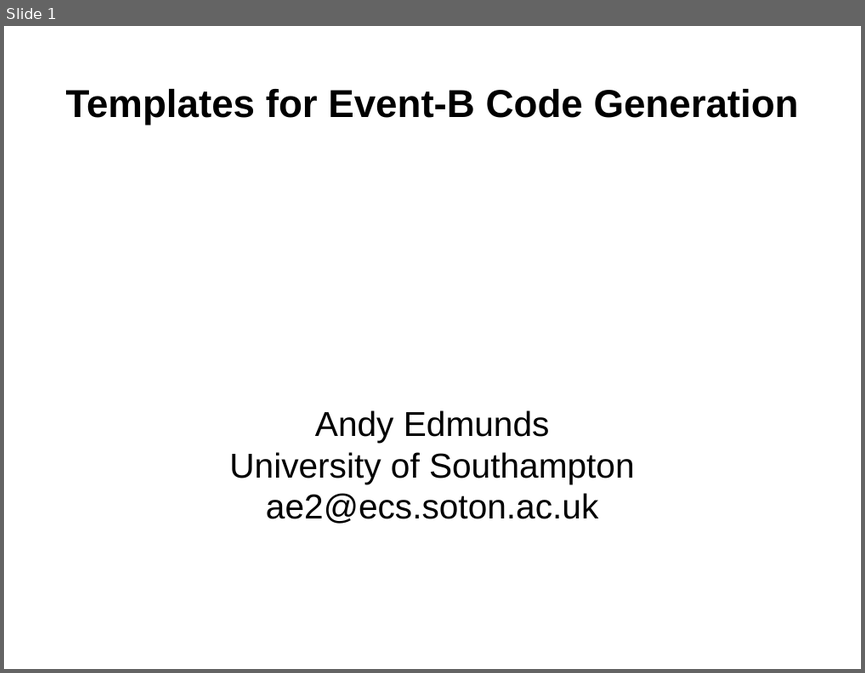
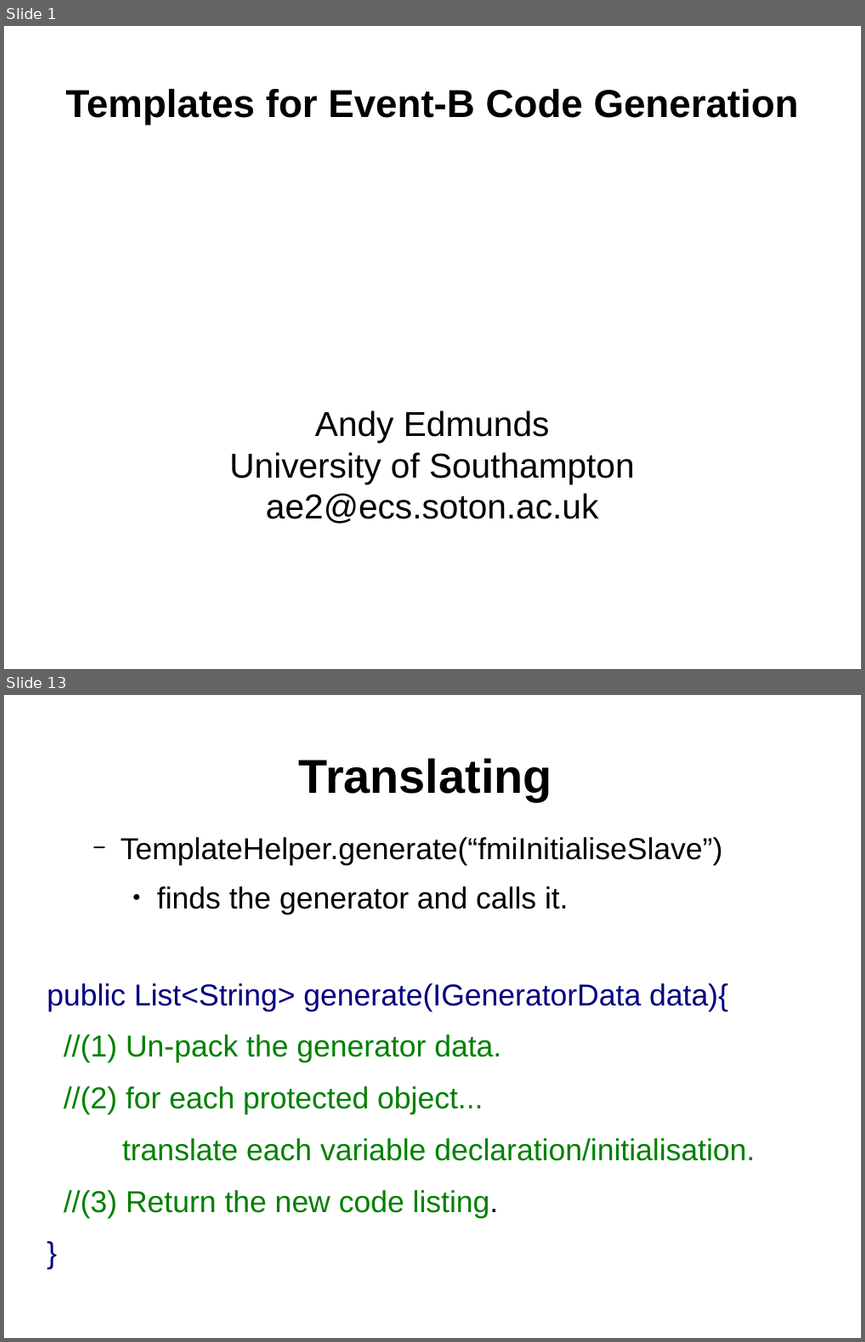
Before and after one commit to weetmuts/rodin-b-sharp-iUML_B_Utils, a slide deck: work/store/Writing/InterfaceTemplatesPaper(acceptedABZ2014)/presentation/templates.odp. Shown one above the other, each under a label of ours: slide 1 before the commit, slides 1 and 13 after it; the slides between them are not shown. The pictures are 865x673 and 865x1342 pixels, drawn with LibreOffice and Linux fonts; fonts in the diff are those of the drawing. Boxes give left, top, right and bottom in pixels: in the first picture for what was removed or moved away, otherwise in the second. Text is boxed around its words. In the diff, an @@ line names an element or a change of style, - is before the commit and + after.

```diff
--- a/work/store/Writing/InterfaceTemplatesPaper(acceptedABZ2014)/presentation/templates.odp
+++ b/work/store/Writing/InterfaceTemplatesPaper(acceptedABZ2014)/presentation/templates.odp
@@ slide 13 added at [4, 695, 861, 1338], background #FFFFFF @@
@@ title added at [299, 758, 552, 801], 44 pt, text #000000, bold @@
+Translating
@@ text added at [46, 837, 755, 1218], 28 pt, text #008000 @@
+  − TemplateHelper.generate(“fmiInitialiseSlave”)
+    ● finds the generator and calls it.
+public List<String> generate(IGeneratorData data){
+//(1) Un-pack the generator data.
+//(2) for each protected object...
+translate each variable declaration/initialisation.
+//(3) Return the new code listing.
+}
```
Also in this commit, not shown: 2 slides changed, 10 other slides added, 1 slide removed, 11 other files.
